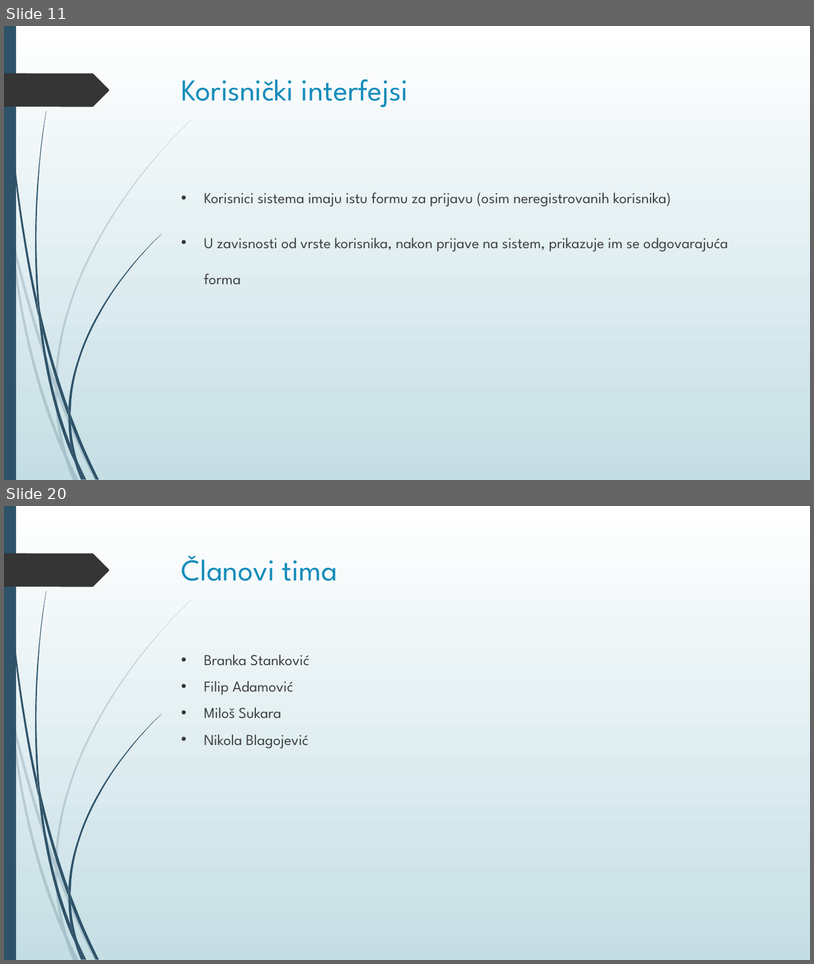
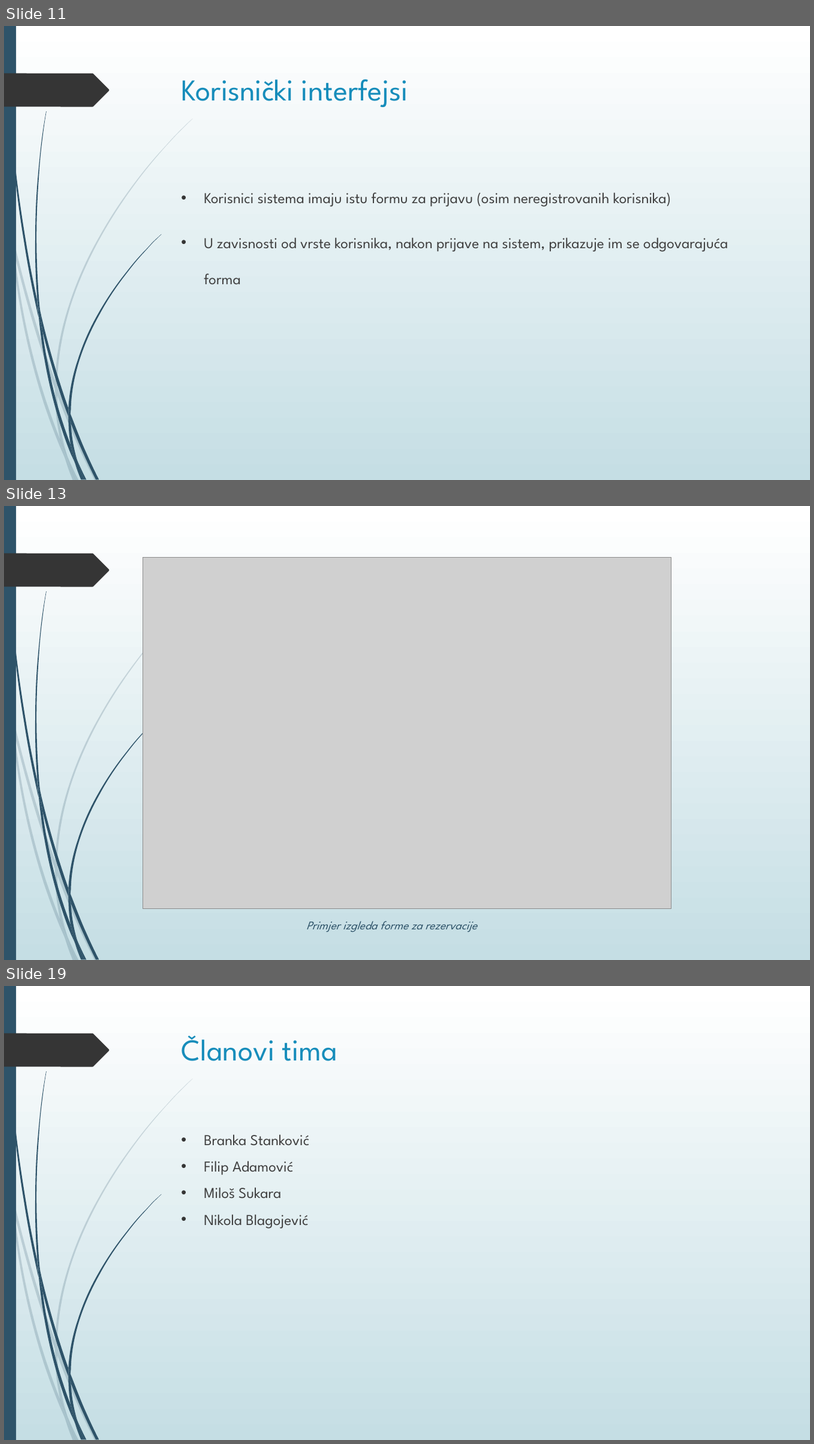
Before and after one commit to BNikola/ticketeer_old, a slide deck: Ticketeer.pptx. Shown one above the other, each under a label of ours: slides 11 and 20 before the commit, slides 11, 13 and 19 after it; the slides between them are not shown. The pictures are 814x964 and 814x1444 pixels, drawn with LibreOffice and Linux fonts; fonts in the diff are those of the drawing; grey boxes stand for pictures. Boxes give left, top, right and bottom in pixels: in the first picture for what was removed or moved away, otherwise in the second. Text is boxed around its words. In the diff, an @@ line names an element or a change of style, - is before the commit and + after.

```diff
--- a/Ticketeer.pptx
+++ b/Ticketeer.pptx
@@ slide 13 added at (4, 506, 810, 960), background gradient #FFFFFF to #C5DEE5; not listed: 24 template elements that a slide beside it also shows @@
@@ picture added at (143, 557, 671, 908) @@
@@ text added at (306, 921, 477, 932), 14 pt, text #2E5369, italic @@
+Primjer izgleda forme za rezervacije
@@ what was slide 20 is now slide 19 @@
```
Also in this commit, not shown: 6 slides changed, 2 other slides added, 4 slides removed, 22 other files.
